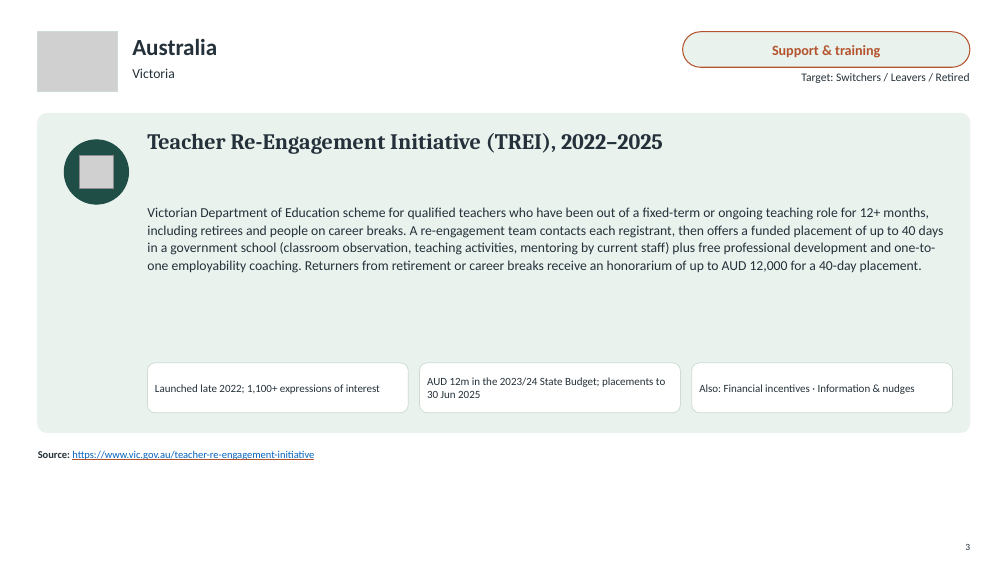
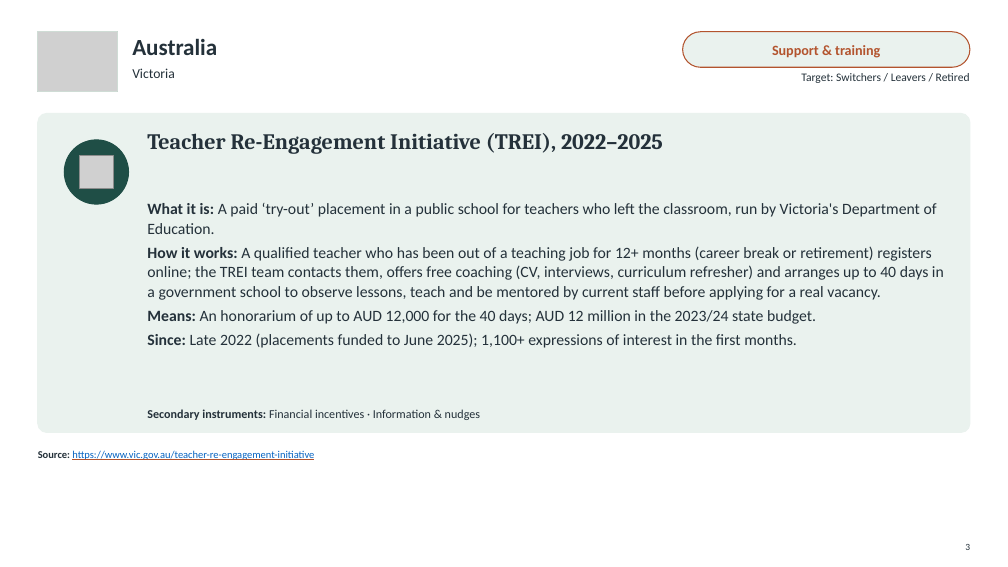
Before and after one commit to jedr1-ship-it/Alternative-Pathways----Quant, a slide deck: slide 3 of policies/Re-attracting_Former_Teachers.pptx. Drawn at 1008x567 pixels with LibreOffice and Linux fonts; fonts in the diff are those of the drawing; grey boxes stand for pictures. Boxes give left, top, right and bottom in pixels: in the first picture for what was removed or moved away, otherwise in the second. Text is boxed around its words. In the diff, an @@ line names an element or a change of style, - is before the commit and + after.

```diff
--- a/policies/Re-attracting_Former_Teachers.pptx
+++ b/policies/Re-attracting_Former_Teachers.pptx
@@ text at (147,203,944,348): text changed; size 13 to 15 pt @@
-Victorian Department of Education scheme for qualified teachers who have been out of a fixed-term or ongoing teaching role for 12+ months, including retirees and people on career breaks. A re-engagement team contacts each registrant, then offers a funded placement of up to 40 days in a government school (classroom observation, teaching activities, mentoring by current staff) plus free professional development and one-to-one employability coaching. Returners from retirement or career breaks receive an honorarium of up to AUD 12,000 for a 40-day placement.
+What it is: A paid ‘try-out’ placement in a public school for teachers who left the classroom, run by Victoria's Department of Education.
+How it works: A qualified teacher who has been out of a teaching job for 12+ months (career break or retirement) registers online; the TREI team contacts them, offers free coaching (CV, interviews, curriculum refresher) and arranges up to 40 days in a government school to observe lessons, teach and be mentored by current staff before applying for a real vacancy.
+Means: An honorarium of up to AUD 12,000 for the 40 days; AUD 12 million in the 2023/24 state budget.
+Since: Late 2022 (placements funded to June 2025); 1,100+ expressions of interest in the first months.
@@ rounded rectangle removed at (147,363,408,413) @@
@@ text removed at (155,384,380,394) @@
-Launched late 2022; 1,100+ expressions of interest
@@ rounded rectangle removed at (420,363,681,413) @@
@@ text removed at (427,377,665,398) @@
-AUD 12m in the 2023/24 State Budget; placements to 30 Jun 2025
@@ rounded rectangle removed at (692,363,953,413) @@
@@ text at (147,409,480,420): text changed; size 10.5 to 11.5 pt @@
-Also: Financial incentives · Information & nudges
+Secondary instruments: Financial incentives · Information & nudges
```
Also in this commit, not shown: 18 other slides changed, 4 other files.
